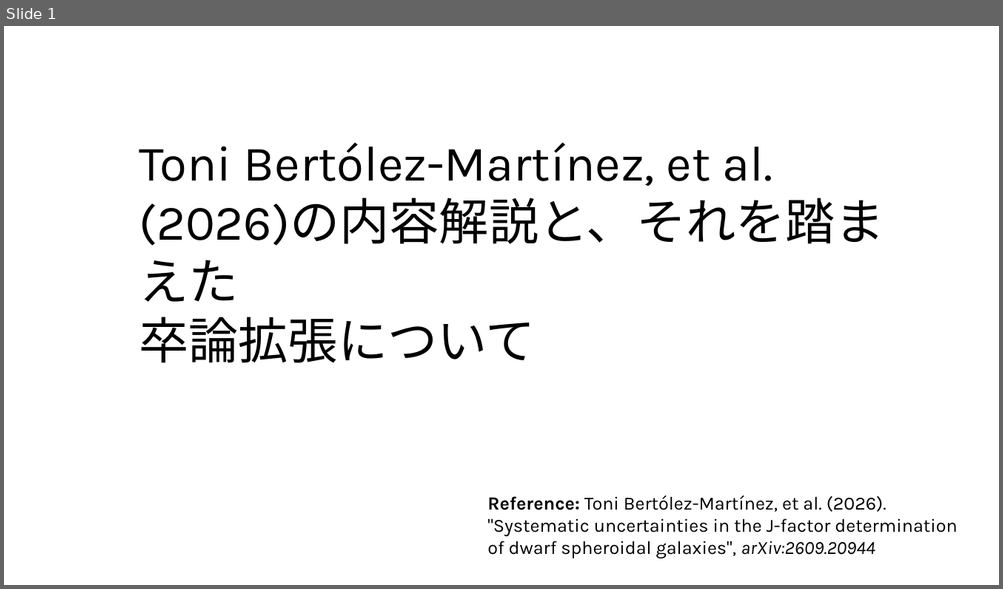
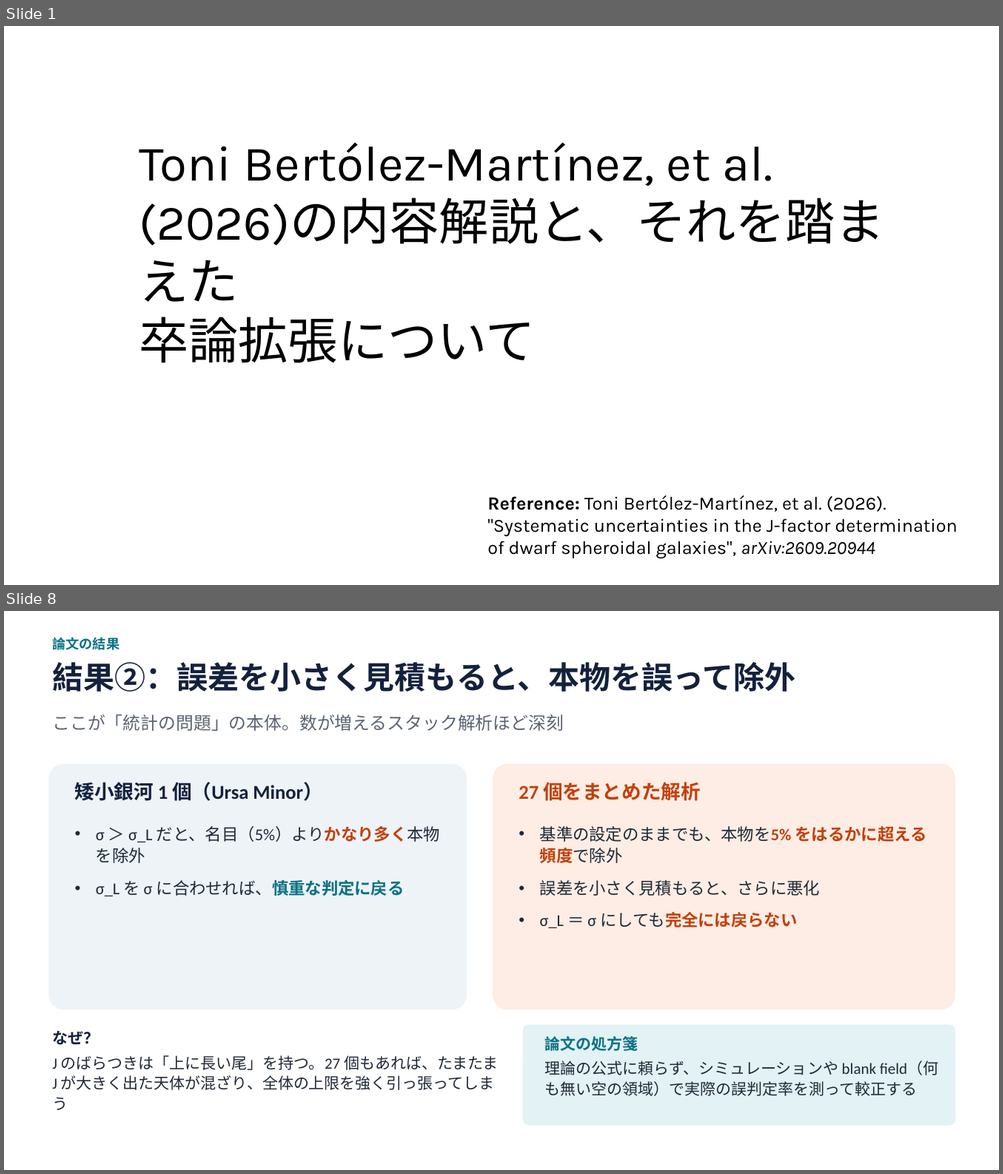
Before and after one commit to Mikann20041029/darkmatter-slides, a slide deck: slides/Toni Bertólez-Martínez, et al. (2026).pptx. Shown one above the other, each under a label of ours: slide 1 before the commit, slides 1 and 8 after it; the slides between them are not shown. The pictures are 1003x589 and 1003x1174 pixels, drawn with LibreOffice and Linux fonts; fonts in the diff are those of the drawing. Boxes give left, top, right and bottom in pixels: in the first picture for what was removed or moved away, otherwise in the second. Text is boxed around its words. In the diff, an @@ line names an element or a change of style, - is before the commit and + after.

```diff
--- a/slides/Toni Bertólez-Martínez, et al. (2026).pptx
+++ b/slides/Toni Bertólez-Martínez, et al. (2026).pptx
@@ slide 8 added at (x1=4, y1=611, x2=999, y2=1170), background #FFFFFF @@
@@ text added at (x1=52, y1=637, x2=119, y2=650), 13 pt, text #0B7285, bold @@
+論文の結果
@@ text added at (x1=52, y1=662, x2=795, y2=692), 30 pt, text #14213D, bold @@
+結果②：誤差を小さく見積もると、本物を誤って除外
@@ text added at (x1=52, y1=715, x2=563, y2=731), 17 pt, text #5B6472 @@
+ここが「統計の問題」の本体。数が増えるスタック解析ほど深刻
@@ rounded rectangle added at (x1=48, y1=764, x2=466, y2=1010), fill #EEF3F8 @@
@@ rounded rectangle added at (x1=492, y1=764, x2=956, y2=1010), fill #FDEDE4 @@
@@ text added at (x1=75, y1=782, x2=322, y2=801), 19 pt, text #14213D, bold @@
+矮小銀河 1 個（Ursa Minor）
@@ text added at (x1=518, y1=782, x2=700, y2=801), 19 pt, text #C2410C, bold @@
+27 個をまとめた解析
@@ text added at (x1=96, y1=826, x2=440, y2=897), 16 pt, text #1F2937 @@
+• σ ＞ σ_L だと、名目（5%）よりかなり多く本物を除外
+• σ_L を σ に合わせれば、慎重な判定に戻る
@@ text added at (x1=540, y1=826, x2=927, y2=928), 16 pt, text #1F2937 @@
+• 基準の設定のままでも、本物を5% をはるかに超える頻度で除外
+• 誤差を小さく見積もると、さらに悪化
+• σ_L ＝ σ にしても完全には戻らない
@@ text added at (x1=52, y1=1031, x2=498, y2=1111), 15 pt, text #1F2937 @@
+なぜ？
+J のばらつきは「上に長い尾」を持つ。27 個もあれば、たまたま J が大きく出た天体が混ざり、全体の上限を強く引っ張ってしまう
@@ rounded rectangle added at (x1=523, y1=1025, x2=956, y2=1126), fill #E3F2F4 @@
@@ text added at (x1=545, y1=1037, x2=938, y2=1096), 15 pt, text #1F2937 @@
+論文の処方箋
+理論の公式に頼らず、シミュレーションや blank field（何も無い空の領域）で実際の誤判定率を測って較正する
```
Also in this commit, not shown: 10 other slides added, 3 slides removed.
